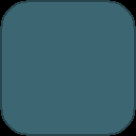
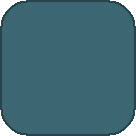
Revision of a layered 136 x 136 image; what changed, layer by layer:
hid "图层 4" over (x1=0, y1=0, x2=136, y2=136)
